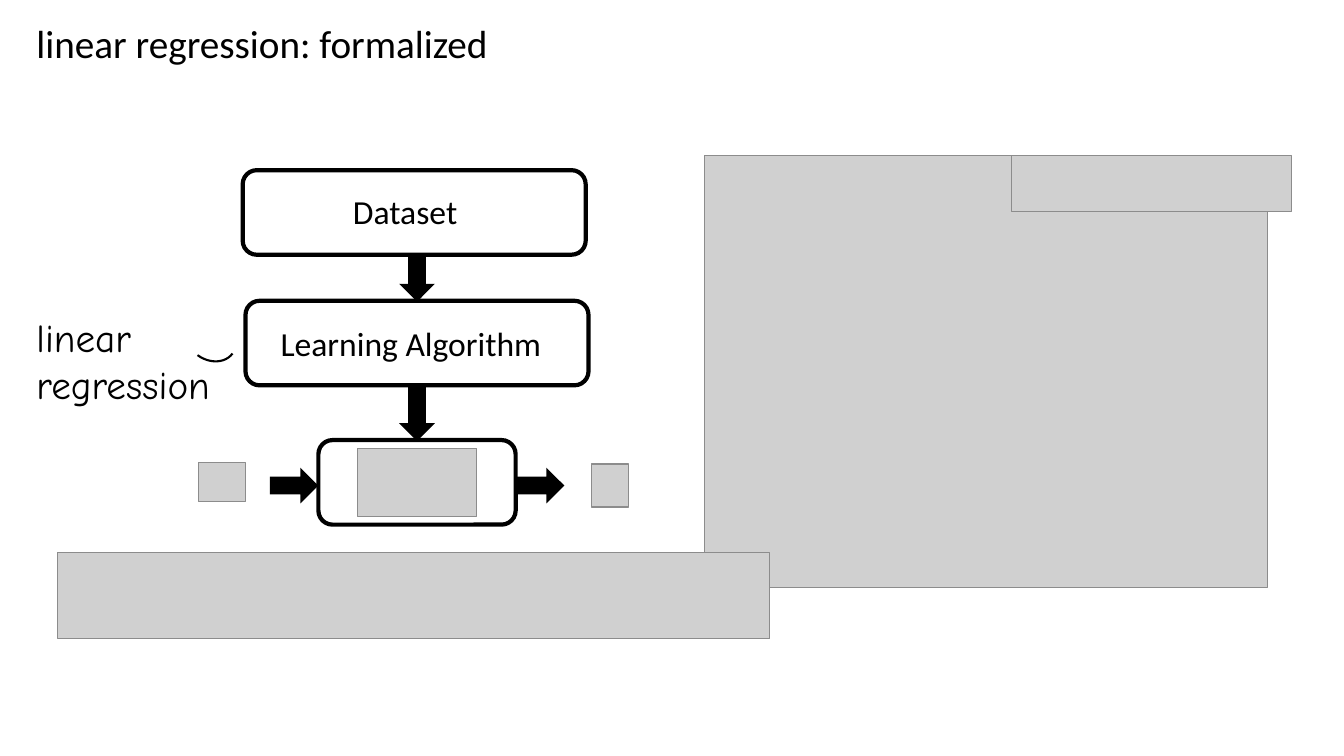
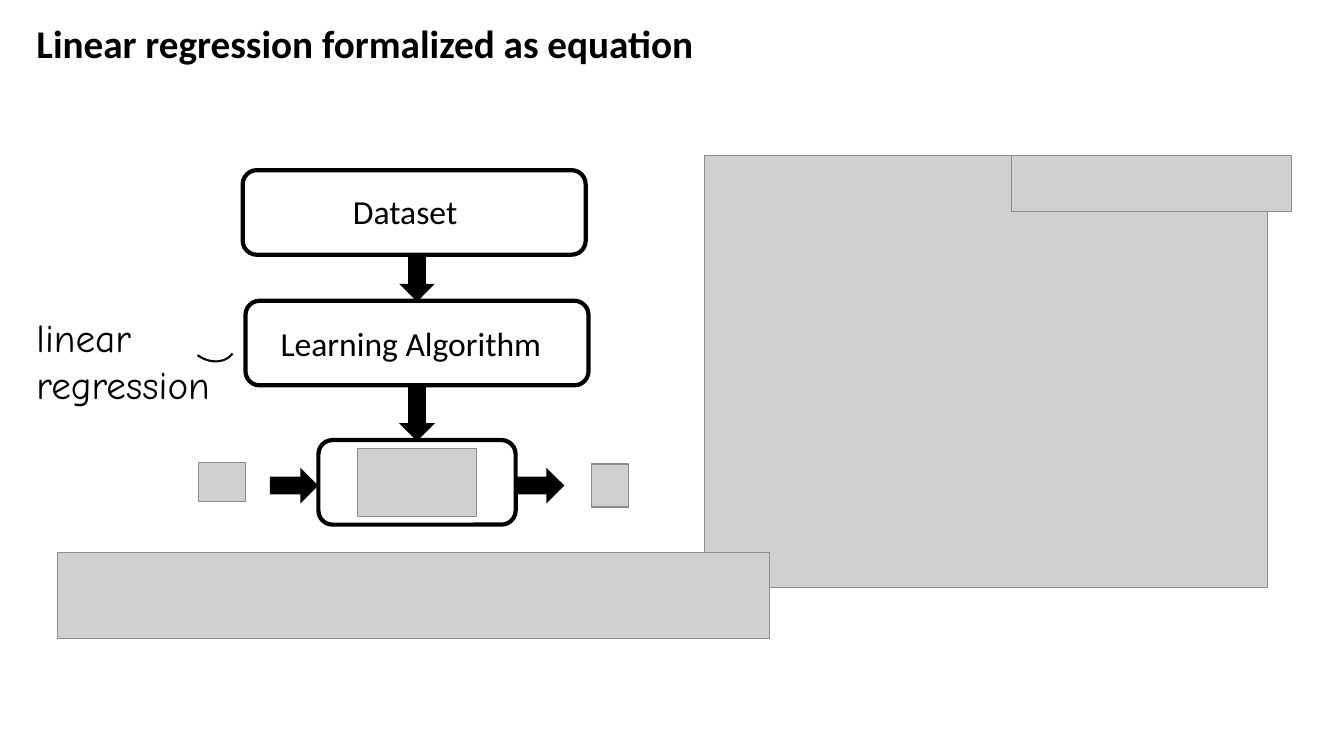
Before and after one commit to CompOmics/ML_AI_Analytical_Chemistry_Course, a slide deck: slide 7 of 01_Foundations/slides/1_2_regression.pptx. Drawn at 1344x756 pixels with LibreOffice and Linux fonts; fonts in the diff are those of the drawing; grey boxes stand for pictures. Boxes give left, top, right and bottom in pixels: in the first picture for what was removed or moved away, otherwise in the second. Text is boxed around its words. In the diff, an @@ line names an element or a change of style, - is before the commit and + after.

```diff
--- a/01_Foundations/slides/1_2_regression.pptx
+++ b/01_Foundations/slides/1_2_regression.pptx
@@ text at (36,30,693,65): text changed; bold on @@
-linear regression: formalized
+Linear regression formalized as equation
```
Also in this commit, not shown: 16 other slides changed, 26 other files.
